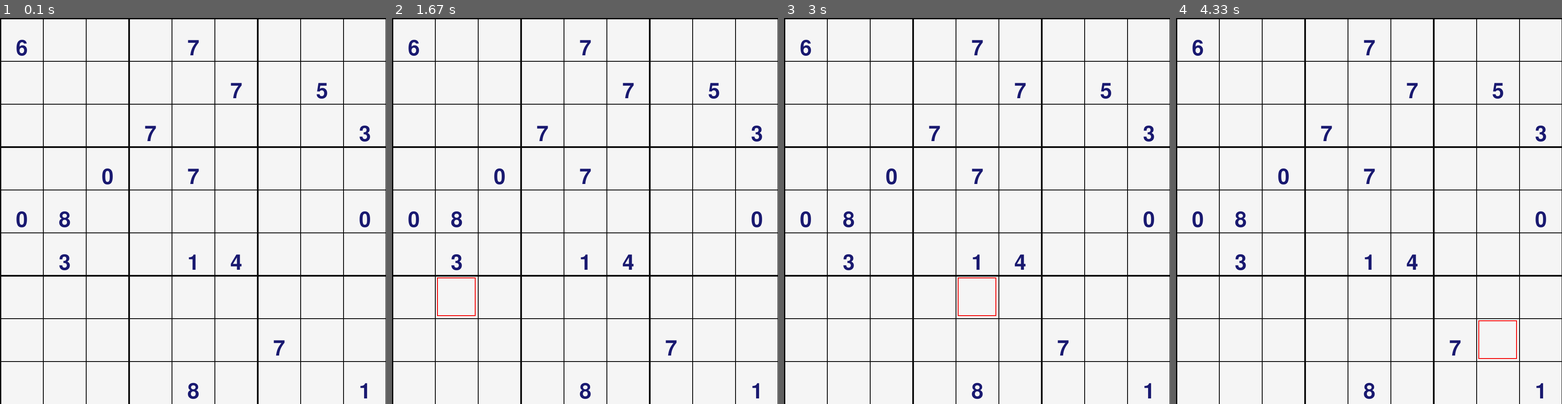
Above: before the commit, frames 1-4 (left to right).
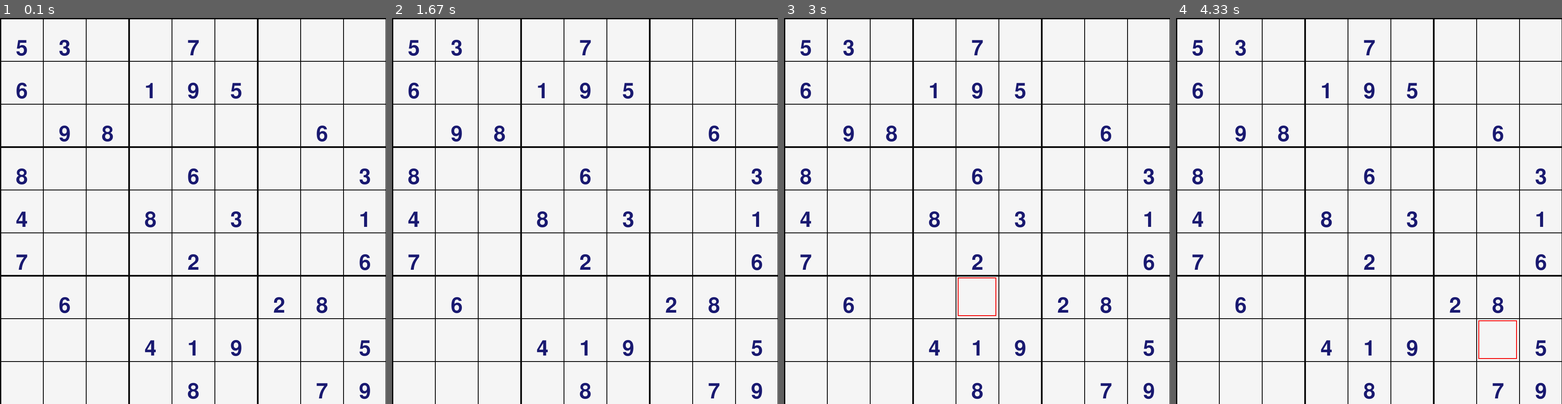
Above: after the commit, the same moments.

Repository: Zawad-21/Sudoku-With-Pygame
Game: pygame game, started from sudoku.py
The game is run twice, just before and just after one commit, with the same random seed, the same clock (stepped at 60 frames per second) and the same inputs.
Inputs (mouse positions are in pixels of both pictures, inside the frame that each line leads up to):
- Up to frame 1 (0.1 s): no input
- Up to frame 2 (1.67 s): click (585, 211) at 0.38 s; tap Enter at 0.67 s; move the mouse to (465, 299) at 1.13 s; click (465, 299) at 1.37 s
- Up to frame 3 (3 s): move the mouse to (876, 68) at 1.73 s; click (876, 68) at 2.05 s; move the mouse to (957, 311) at 2.5 s; click (957, 311) at 2.88 s
- Up to frame 4 (4.33 s): move the mouse to (1515, 357) at 3.4 s; click (1515, 357) at 3.83 s

The runs differ from the first frame. In frame 1, 2.4% of the frame differs, in the area x 4-96%, y 5-99%; in frame 2, 2.5%; in frame 3, 2.4%; in frame 4, 2.4%.

Commit message:
made the sudoku solvable

Diff:
--- a/sudoku.py
+++ b/sudoku.py
@@ -87,11 +87,15 @@
 
 
 def generate_rand_cell_indices():
-    rand_cell_indices = []
-    while len(rand_cell_indices) < 17:
-        random_number = random.randint(0, 80)
-        if random_number not in rand_cell_indices:
-            rand_cell_indices.append(random_number)
+    # rand_cell_indices = []
+    # while len(rand_cell_indices) < 17:
+    #     random_number = random.randint(0, 80)
+    #     if random_number not in rand_cell_indices:
+    #         rand_cell_indices.append(random_number)
+    # print(rand_cell_indices)
+    # return rand_cell_indices
+    rand_cell_indices = ["5", "3", ".", ".", "7", ".", ".", ".", ".", "6", ".", ".", "1", "9", "5", ".", ".", ".", ".", "9", "8", ".", ".", ".", ".", "6", ".", "8", ".", ".", ".", "6", ".", ".", ".", "3", "4", ".", ".",
+                         "8", ".", "3", ".", ".", "1", "7", ".", ".", ".", "2", ".", ".", ".", "6", ".", "6", ".", ".", ".", ".", "2", "8", ".", ".", ".", ".", "4", "1", "9", ".", ".", "5", ".", ".", ".", ".", "8", ".", ".", "7", "9"]
 
     return rand_cell_indices
 
@@ -99,11 +103,10 @@
 def fill_clue_cells(grid):
     grid = grid
     rand_cell_indices = generate_rand_cell_indices()
-    for i in rand_cell_indices:
-        random_number = int(random.random() * 9)
-        cell = grid[i]
-        cell.number = str(random_number)
-        cell.pre_added = True
+    for count, i in enumerate(rand_cell_indices):
+        cell = grid[count]
+        if i != ".": cell.number = str(i)
+        if i != ".": cell.pre_added = True
         cell.text_color = BLUE
         cell.write_num()
 
@@ -165,7 +168,6 @@
 
             if typing and not cell.pre_added and event.type == pygame.KEYDOWN:
                 player_input = pygame.key.name(event.key)
-                print(player_input)
                 input_num = re.findall(r'\d+', player_input)
                 if input_num:
                     cell.erase_num()
